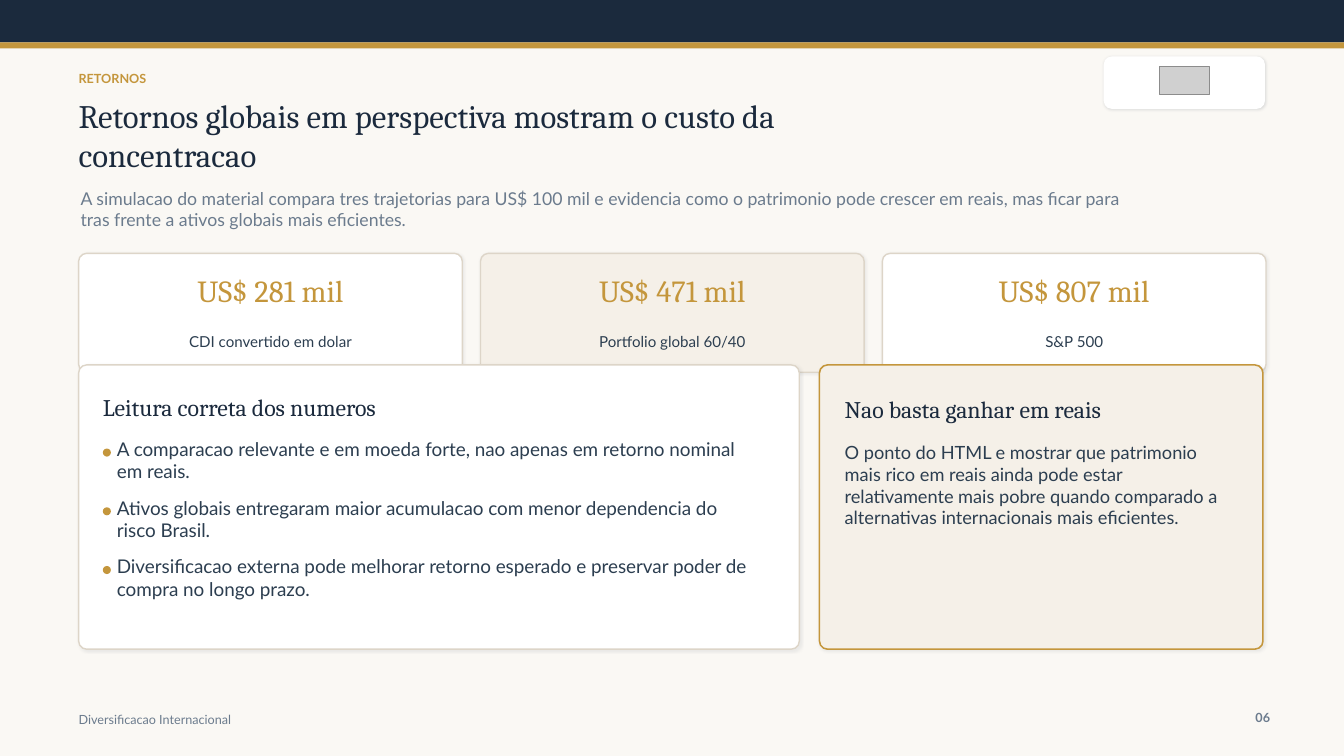
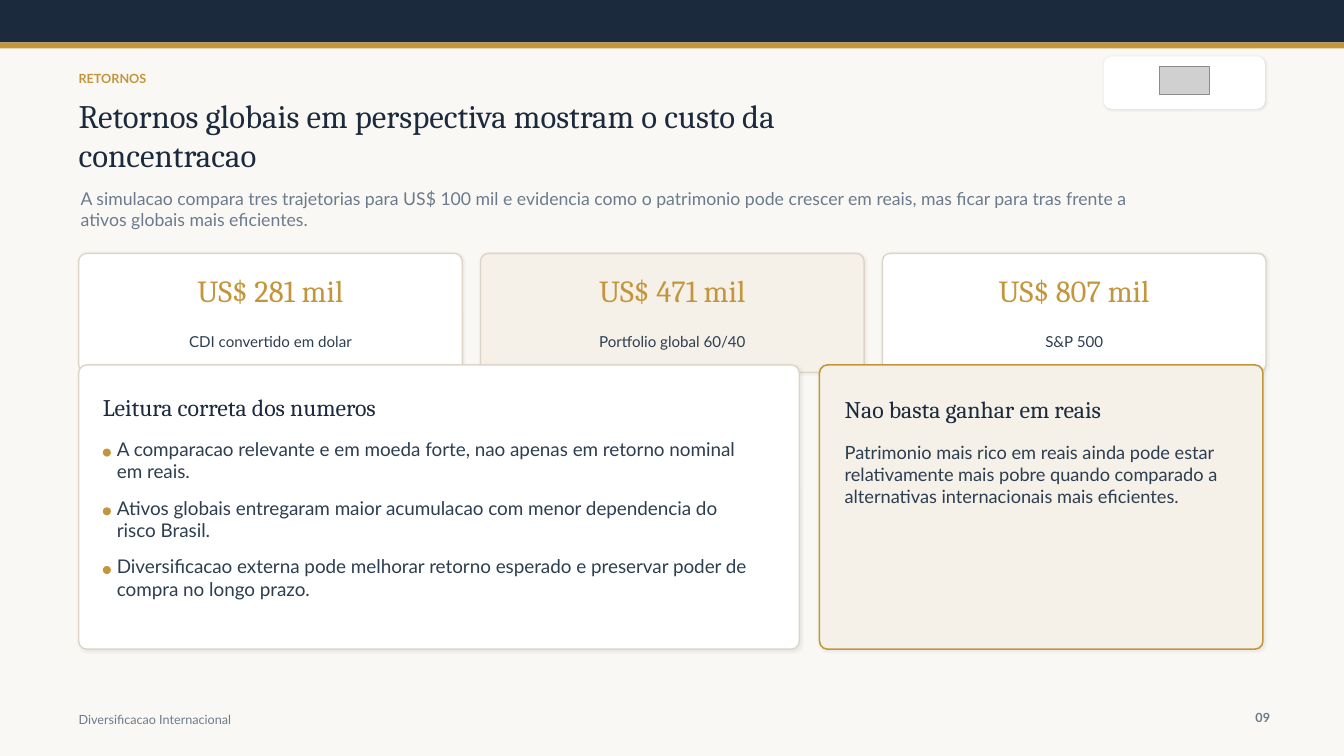
Before and after one commit to ArturLauriano/ApresentacaoOffshore, a slide deck: slide 9 of materials/presentations/por-que-investir-exterior-cliente-apresentacao.pptx (slide 6 before the commit). Drawn at 1344x756 pixels with LibreOffice and Linux fonts; fonts in the diff are those of the drawing; grey boxes stand for pictures. Boxes give left, top, right and bottom in pixels: in the first picture for what was removed or moved away, otherwise in the second. Text is boxed around its words. In the diff, an @@ line names an element or a change of style, - is before the commit and + after.

Commit message:
Refine PPT decks with HTML visuals

```diff
--- a/materials/presentations/por-que-investir-exterior-cliente-apresentacao.pptx
+++ b/materials/presentations/por-que-investir-exterior-cliente-apresentacao.pptx
@@ text at (x1=81, y1=190, x2=1126, y2=229): text changed @@
-A simulacao do material compara tres trajetorias para US$ 100 mil e evidencia como o patrimonio pode crescer em reais, mas ficar para tras frente a ativos globais mais eficientes.
+A simulacao compara tres trajetorias para US$ 100 mil e evidencia como o patrimonio pode crescer em reais, mas ficar para tras frente a ativos globais mais eficientes.
@@ text at (x1=845, y1=445, x2=1217, y2=503): text changed @@
-O ponto do HTML e mostrar que patrimonio mais rico em reais ainda pode estar relativamente mais pobre quando comparado a alternativas internacionais mais eficientes.
+Patrimonio mais rico em reais ainda pode estar relativamente mais pobre quando comparado a alternativas internacionais mais eficientes.
@@ text at (x1=1255, y1=713, x2=1270, y2=722): text changed @@
-06
+09
```
Also in this commit, not shown: 9 other slides changed, 5 slides added, 4 other files.
